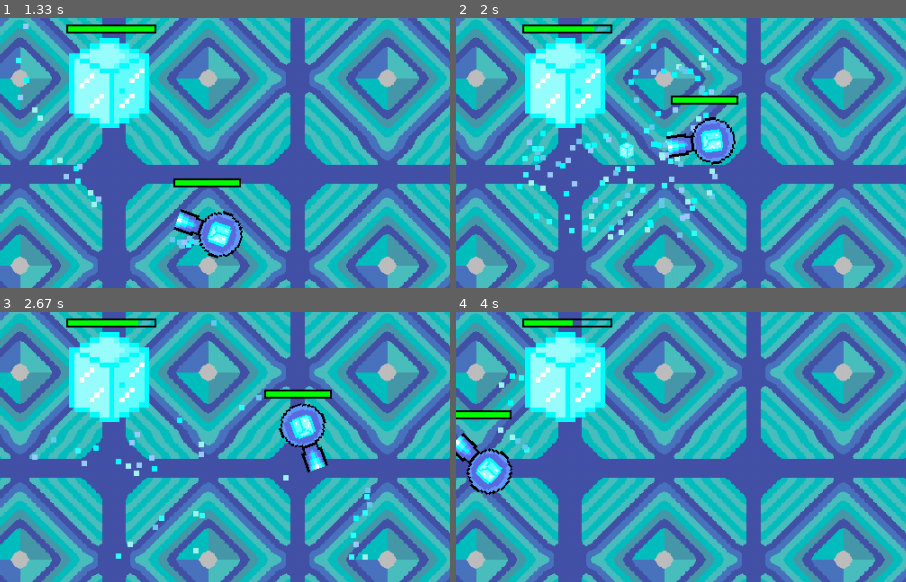
Above: before the commit, frames 1-4 (two rows, left to right).
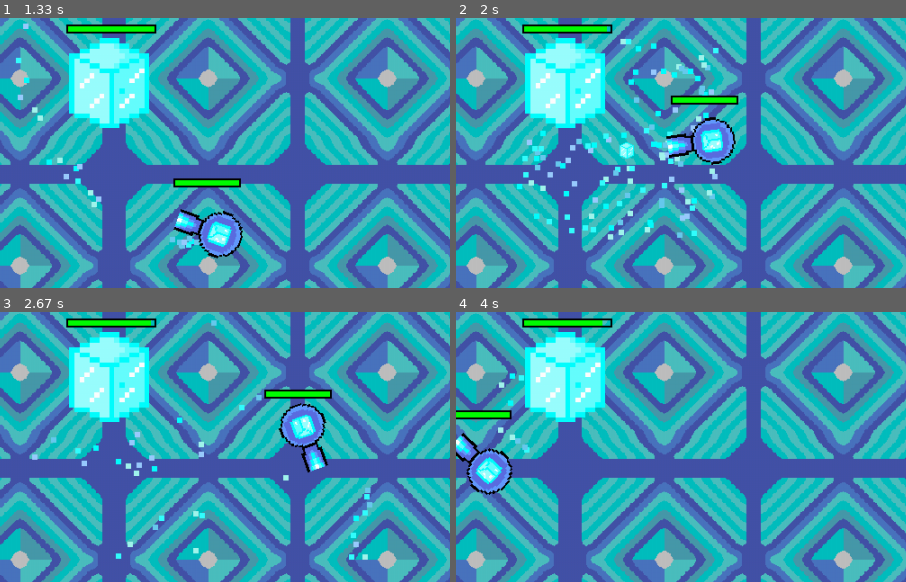
Above: after the commit, the same moments.

Repository: amenthyst/Pygame-Spring-Jam-2024
Game: pygame game, started from main.py
Two runs of this game, one before a commit and one after it. Both use one fixed random seed, a clock stepped at 60 frames per second and the inputs below.
Inputs (mouse positions are % of the whole screen's width and height, from its top left):
- Up to frame 1 (1.33 s): tap F at 0.33, 0.73, 1.03, 1.23 s; hold D 0.67-1.13 s; move the mouse to (50, 56) at 0.7 s; hold W from 1.17 s (still down); move the mouse to (26, 51) at 1.2 s
- Up to frame 2 (2 s): release W at 1.47 s; right-click (19, 35) at 1.55 s; hold D from 1.83 s (still down); tap F at 1.9 s; click (19, 73) at 1.92 s
- Up to frame 3 (2.67 s): tap F at 2.2, 2.4 s; release D at 2.3 s; hold A from 2.33 s (still down); click (87, 85) at 2.42 s
- Up to frame 4 (4 s): tap F at 2.7, 2.97, 3.3, 3.6, 3.73 s; release A at 2.87 s; hold S 2.9-3.2 s; click (62, 59) at 2.98 s; hold A 3.23-3.63 s; click (52, 16) at 3.32 s; hold W from 3.67 s (still down); click (26, 30) at 3.75 s
The pictures show only the part of the screen within x 47-97%, y 38-88%; the shares and areas given below are measured in that part.

Frame 1 is identical in both runs. In frame 2, less than 0.1% of the frame differs, in the area x 30-34%, y 2-6%; in frame 3, less than 0.1%; in frame 4, 0.2%, in the area x 25-33%, y 2-6%.

Commit message:
Update main.py

Diff:
--- a/main.py
+++ b/main.py
@@ -24,7 +24,7 @@
 bulletgrp = pygame.sprite.Group()
 
 
-enemygrp = pygame.sprite.Group(Enemy((600,300), 10, 1, 10))
+enemygrp = pygame.sprite.Group(Enemy((600,300), 50, 1, 10))
 
 playergrp = pygame.sprite.GroupSingle(Player(playertuple,(500,500), 1.4, Objects.bullet.Bullet, Objects.bomb.Bomb, Objects.particle.Particle, bulletgrp, enemygrp, 100))
 
